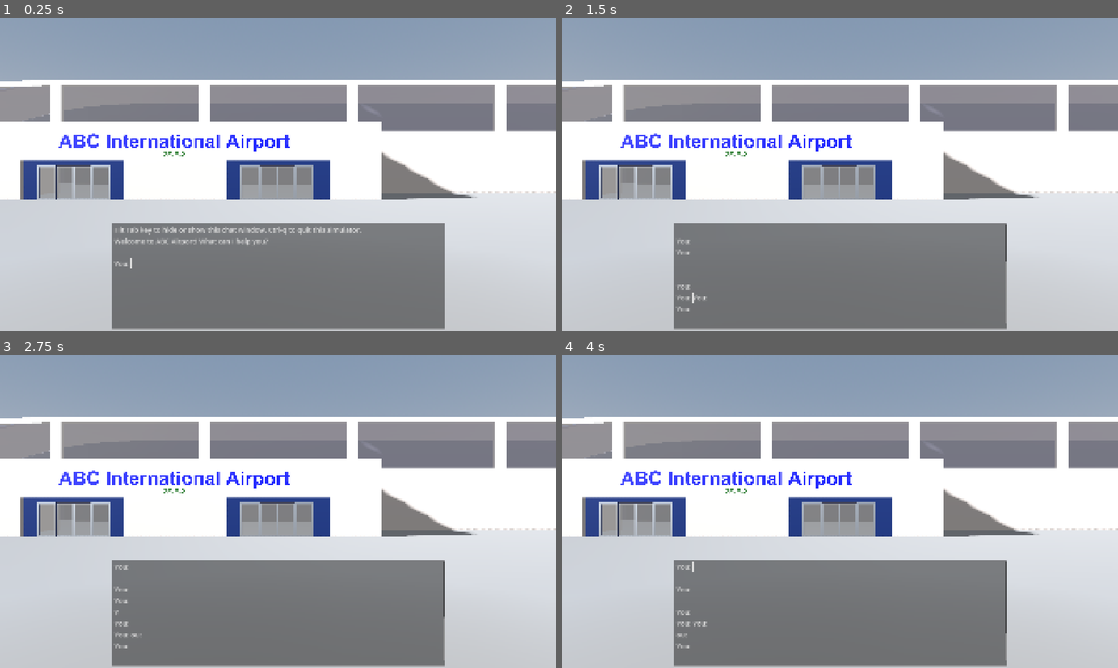
Above: before the commit, frames 1-4 (two rows, left to right).
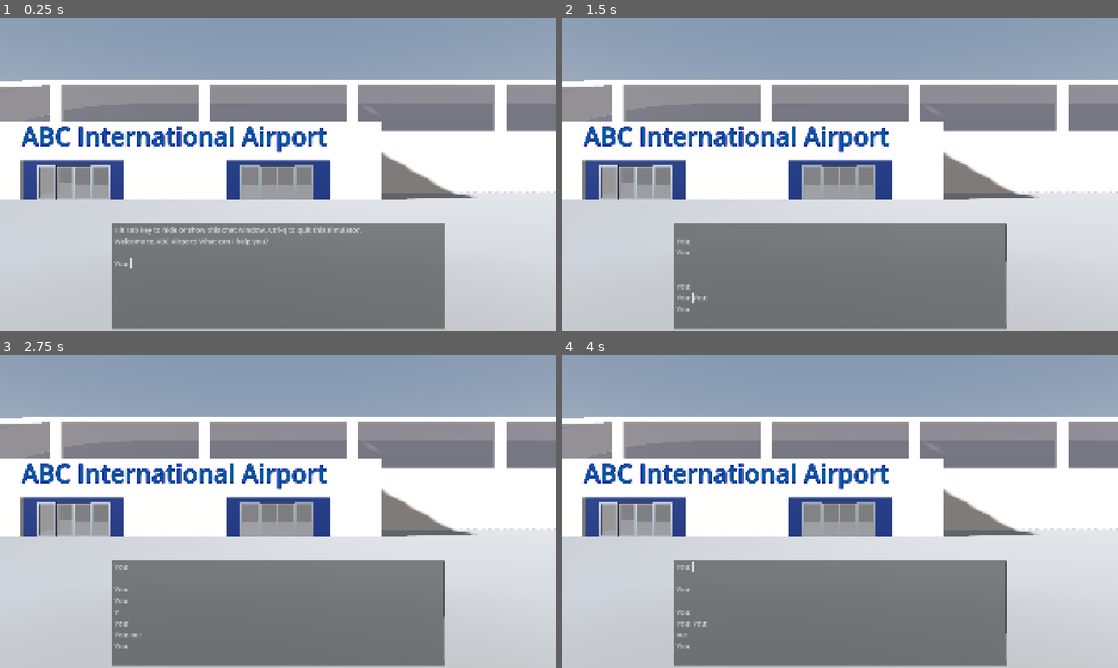
Above: after the commit, the same moments.

Repository: araobp/airport
Game: Godot game, scene res://Airport.tscn
The game is run twice, just before and just after one commit, with the same random seed, the same clock (stepped at 60 frames per second) and the same inputs.
Inputs (mouse positions are in pixels of both pictures, inside the frame that each line leads up to):
- Up to frame 1 (0.25 s): no input
- Up to frame 2 (1.5 s): tap Enter (ui_accept) at 0.5, 0.77, 1.25 s; move the mouse to (840, 274) at 0.52 s; hold Right (ui_right) 0.53-1.28 s; click (840, 274) at 0.67 s; move the mouse to (728, 190) at 1.27 s; hold Down (ui_down) from 1.28 s (still down)
- Up to frame 3 (2.75 s): tap Enter (ui_accept) at 1.52, 2 s; move the mouse to (333, 442) at 2.02 s; release Down (ui_down) at 2.03 s; hold Right (ui_right) from 2.03 s (still down)
- Up to frame 4 (4 s): tap Enter (ui_accept) at 2.75, 3.02, 3.5, 3.77 s; move the mouse to (812, 574) at 2.77 s; release Right (ui_right) at 2.78 s; hold Up (ui_up) 2.78-3.53 s; click (812, 574) at 2.92 s; move the mouse to (1006, 558) at 3.52 s; hold Left (ui_left) from 3.53 s (still down)

The runs differ from the first frame. In frame 1, 2.2% of the frame differs, in the area x 3-59%, y 34-48%; in frame 2, 2.2%; in frame 3, 2.2%; in frame 4, 2.2%.
Error in both runs: Invalid operands 'String' and 'Nil' in operator 'in'. (res://gemini.gd:107)

Commit message:
feat: Update terminal model
- Modified the terminal model in Blender.
- Updated the terminal GLB file.
- Updated the main airport scene to reflect the changes in the terminal.

Diff:
--- a/airport/Airport.tscn
+++ b/airport/Airport.tscn
@@ -180,6 +180,275 @@
 [node name="Display5" parent="Airport/FlightInfo" instance=ExtResource("10_vglmr")]
 transform = Transform3D(-0.734211, 0, -1.30803, 0, 1.5, 0, 1.30803, 0, -0.734211, 47.3679, 11, -167.166)
 
+[node name="Zones" type="Node3D" parent="Airport"]
+
+[node name="2F-E-3-e" type="Label3D" parent="Airport/Zones"]
+transform = Transform3D(-6.55671e-08, 0, -1.5, 0, 1.5, 0, 1.5, 0, -6.55671e-08, -22.816, 7.9607, 12.8692)
+modulate = Color(1.29351e-07, 0.193289, 0.1043, 1)
+text = "2F-E-3"
+font_size = 64
+outline_size = 0
+
+[node name="2F-D-1-w" type="Label3D" parent="Airport/Zones"]
+transform = Transform3D(-6.55671e-08, 0, 1.5, 0, 1.5, 0, -1.5, 0, -6.55671e-08, -15.8319, 7.9607, 64.9211)
+modulate = Color(0.441021, 0.177591, 0.0377085, 1)
+text = "2F-D-1"
+font_size = 64
+outline_size = 0
+
+[node name="2F-D-1-e" type="Label3D" parent="Airport/Zones"]
+transform = Transform3D(-6.55671e-08, 0, -1.5, 0, 1.5, 0, 1.5, 0, -6.55671e-08, 4.00272, 7.9607, 64.9211)
+modulate = Color(1.29351e-07, 0.193289, 0.1043, 1)
+text = "2F-D-1"
+font_size = 64
+outline_size = 0
+
+[node name="2F-D-2-e" type="Label3D" parent="Airport/Zones"]
+transform = Transform3D(-6.55671e-08, 0, -1.5, 0, 1.5, 0, 1.5, 0, -6.55671e-08, 4.00272, 7.9607, 51.9843)
+modulate = Color(1.29351e-07, 0.193289, 0.1043, 1)
+text = "2F-D-2"
+font_size = 64
+outline_size = 0
+
+[node name="2F-D-3-e" type="Label3D" parent="Airport/Zones"]
+transform = Transform3D(-6.55671e-08, 0, -1.5, 0, 1.5, 0, 1.5, 0, -6.55671e-08, 4.00272, 7.9607, 38.9707)
+modulate = Color(1.29351e-07, 0.193289, 0.1043, 1)
+text = "2F-D-3"
+font_size = 64
+outline_size = 0
+
+[node name="2F-D-4-e" type="Label3D" parent="Airport/Zones"]
+transform = Transform3D(-6.55671e-08, 0, -1.5, 0, 1.5, 0, 1.5, 0, -6.55671e-08, 4.00272, 7.9607, 25.9572)
+modulate = Color(1.29351e-07, 0.193289, 0.1043, 1)
+text = "2F-D-4"
+font_size = 64
+outline_size = 0
+
+[node name="2F-D-5-e" type="Label3D" parent="Airport/Zones"]
+transform = Transform3D(-6.55671e-08, 0, -1.5, 0, 1.5, 0, 1.5, 0, -6.55671e-08, 4.00272, 7.9607, 12.9628)
+modulate = Color(1.29351e-07, 0.193289, 0.1043, 1)
+text = "2F-D-5"
+font_size = 64
+outline_size = 0
+
+[node name="2F-D-6-e" type="Label3D" parent="Airport/Zones"]
+transform = Transform3D(-6.55671e-08, 0, -1.5, 0, 1.5, 0, 1.5, 0, -6.55671e-08, 4.00272, 7.9607, -0.00389671)
+modulate = Color(1.29351e-07, 0.193289, 0.1043, 1)
+text = "2F-D-6"
+font_size = 64
+outline_size = 0
+
+[node name="2F-D-7-e" type="Label3D" parent="Airport/Zones"]
+transform = Transform3D(-6.55671e-08, 0, -1.5, 0, 1.5, 0, 1.5, 0, -6.55671e-08, 3.94575, 7.9607, -13.2217)
+modulate = Color(1.29351e-07, 0.193289, 0.1043, 1)
+text = "2F-D-7"
+font_size = 64
+outline_size = 0
+
+[node name="2F-D-8-e" type="Label3D" parent="Airport/Zones"]
+transform = Transform3D(-6.55671e-08, 0, -1.5, 0, 1.5, 0, 1.5, 0, -6.55671e-08, 3.946, 7.961, -25.1447)
+modulate = Color(1.29351e-07, 0.193289, 0.1043, 1)
+text = "2F-D-8"
+font_size = 64
+outline_size = 0
+
+[node name="2F-D-9-e" type="Label3D" parent="Airport/Zones"]
+transform = Transform3D(-6.55671e-08, 0, -1.5, 0, 1.5, 0, 1.5, 0, -6.55671e-08, 3.94575, 10.6578, -37.5393)
+modulate = Color(1.29351e-07, 0.193289, 0.1043, 1)
+text = "2F-D-8"
+font_size = 64
+outline_size = 0
+
+[node name="2F-D-10-e" type="Label3D" parent="Airport/Zones"]
+transform = Transform3D(-6.55671e-08, 0, -1.5, 0, 1.5, 0, 1.5, 0, -6.55671e-08, 3.946, 7.961, -53.3489)
+modulate = Color(1.29351e-07, 0.193289, 0.1043, 1)
+text = "2F-D-10"
+font_size = 64
+outline_size = 0
+
+[node name="2F-D-11-e" type="Label3D" parent="Airport/Zones"]
+transform = Transform3D(-6.55671e-08, 0, -1.5, 0, 1.5, 0, 1.5, 0, -6.55671e-08, 3.946, 7.961, -66.147)
+modulate = Color(1.29351e-07, 0.193289, 0.1043, 1)
+text = "2F-D-11"
+font_size = 64
+outline_size = 0
+
+[node name="2F-D-12-e" type="Label3D" parent="Airport/Zones"]
+transform = Transform3D(-6.55671e-08, 0, -1.5, 0, 1.5, 0, 1.5, 0, -6.55671e-08, 3.946, 7.961, -79.3481)
+modulate = Color(1.29351e-07, 0.193289, 0.1043, 1)
+text = "2F-D-12"
+font_size = 64
+outline_size = 0
+
+[node name="2F-D-2-w" type="Label3D" parent="Airport/Zones"]
+transform = Transform3D(-6.55671e-08, 0, 1.5, 0, 1.5, 0, -1.5, 0, -6.55671e-08, -15.8319, 7.9607, 51.974)
+modulate = Color(0.441021, 0.177591, 0.0377085, 1)
+text = "2F-D-2"
+font_size = 64
+outline_size = 0
+
+[node name="2F-D-3-w" type="Label3D" parent="Airport/Zones"]
+transform = Transform3D(-6.55671e-08, 0, 1.5, 0, 1.5, 0, -1.5, 0, -6.55671e-08, -15.8319, 7.9607, 38.9713)
+modulate = Color(0.441021, 0.177591, 0.0377085, 1)
+text = "2F-D-3
+"
+font_size = 64
+outline_size = 0
+
+[node name="2F-D-4-w" type="Label3D" parent="Airport/Zones"]
+transform = Transform3D(-6.55671e-08, 0, 1.5, 0, 1.5, 0, -1.5, 0, -6.55671e-08, -15.8319, 7.9607, 26.7107)
+modulate = Color(0.441021, 0.177591, 0.0377085, 1)
+text = "2F-D-4
+"
+font_size = 64
+outline_size = 0
+
+[node name="2F-D-5-w" type="Label3D" parent="Airport/Zones"]
+transform = Transform3D(-6.55671e-08, 0, 1.5, 0, 1.5, 0, -1.5, 0, -6.55671e-08, -22.6024, 7.9607, 12.9822)
+modulate = Color(0.441021, 0.177591, 0.0377085, 1)
+text = "2F-D-5
+"
+font_size = 64
+outline_size = 0
+
+[node name="2F-D-6-w" type="Label3D" parent="Airport/Zones"]
+transform = Transform3D(-6.55671e-08, 0, 1.5, 0, 1.5, 0, -1.5, 0, -6.55671e-08, -15.8319, 7.9607, -0.783685)
+modulate = Color(0.441021, 0.177591, 0.0377085, 1)
+text = "2F-D-6
+"
+font_size = 64
+outline_size = 0
+
+[node name="2F-D-7-w" type="Label3D" parent="Airport/Zones"]
+transform = Transform3D(-6.55671e-08, 0, 1.5, 0, 1.5, 0, -1.5, 0, -6.55671e-08, -15.8319, 7.9607, -13.274)
+modulate = Color(0.441021, 0.177591, 0.0377085, 1)
+text = "2F-D-7
+"
+font_size = 64
+outline_size = 0
+
+[node name="2F-D-8-w" type="Label3D" parent="Airport/Zones"]
+transform = Transform3D(-6.55671e-08, 0, 1.5, 0, 1.5, 0, -1.5, 0, -6.55671e-08, -15.8319, 7.9607, -26.5038)
+modulate = Color(0.441021, 0.177591, 0.0377085, 1)
+text = "2F-D-8
+"
+font_size = 64
+outline_size = 0
+
+[node name="2F-D-9-w" type="Label3D" parent="Airport/Zones"]
+transform = Transform3D(-6.55671e-08, 0, 1.5, 0, 1.5, 0, -1.5, 0, -6.55671e-08, -15.8319, 7.9607, -39.7181)
+modulate = Color(0.441021, 0.177591, 0.0377085, 1)
+text = "2F-D-9
+"
+font_size = 64
+outline_size = 0
+
+[node name="2F-D-10-w" type="Label3D" parent="Airport/Zones"]
+transform = Transform3D(-6.55671e-08, 0, 1.5, 0, 1.5, 0, -1.5, 0, -6.55671e-08, -15.8319, 7.9607, -52.1439)
+modulate = Color(0.441021, 0.177591, 0.0377085, 1)
+text = "2F-D-10
+"
+font_size = 64
+outline_size = 0
+
+[node name="2F-D-11-w" type="Label3D" parent="Airport/Zones"]
+transform = Transform3D(-6.55671e-08, 0, 1.5, 0, 1.5, 0, -1.5, 0, -6.55671e-08, -22.69, 8.64967, -66.1752)
+modulate = Color(0.441021, 0.177591, 0.0377085, 1)
+text = "2F-D-11
+"
+font_size = 64
+outline_size = 0
+
+[node name="2F-D-12-w" type="Label3D" parent="Airport/Zones"]
+transform = Transform3D(0.174902, 0, 1.48977, 0, 1.5, 0, -1.48977, 0, 0.174902, -15.849, 7.9607, -80.3134)
+modulate = Color(0.441021, 0.177591, 0.0377085, 1)
+text = "2F-D-12
+"
+font_size = 64
+outline_size = 0
+
+[node name="1F-E-3-e" type="Label3D" parent="Airport/Zones"]
+transform = Transform3D(-6.55671e-08, 0, -1.5, 0, 1.5, 0, 1.5, 0, -6.55671e-08, -22.816, 2.84399, 12.8692)
+modulate = Color(1.29351e-07, 0.193289, 0.1043, 1)
+text = "1F-E-3
+"
+font_size = 64
+outline_size = 0
+
+[node name="1F-D-3-w" type="Label3D" parent="Airport/Zones"]
+transform = Transform3D(-6.55671e-08, 0, 1.5, 0, 1.5, 0, -1.5, 0, -6.55671e-08, -22.6015, 2.84399, 12.8692)
+modulate = Color(0.441021, 0.177591, 0.0377085, 1)
+text = "1F-D-3
+"
+font_size = 64
+outline_size = 0
+
+[node name="Signs" type="Node3D" parent="Airport"]
+
+[node name="Label3D" type="Label3D" parent="Airport/Signs"]
+transform = Transform3D(-1.09278e-07, 0, -2.5, 0, 2.5, 0, 2.5, 0, -1.09278e-07, -22.9316, 9.12968, -66.2022)
+modulate = Color(0, 0.279969, 0.497254, 1)
+outline_modulate = Color(0.0670937, 3.36915e-07, 0.462497, 1)
+text = "ABC International Airport"
+font_size = 128
+outline_size = 10
+
+[node name="Label3D7" type="Label3D" parent="Airport/Signs"]
+transform = Transform3D(-1.74846e-07, 0, 4, 0, 4, 0, -4, 0, -1.74846e-07, 33.2941, 13.4043, -39.1187)
+modulate = Color(0, 0.279969, 0.497254, 1)
+outline_modulate = Color(0.0670937, 3.36915e-07, 0.462497, 1)
+text = "ABC International Airport"
+font_size = 128
+outline_size = 10
+
+[node name="Label3D8" type="Label3D" parent="Airport/Signs"]
+transform = Transform3D(1.98602, 0, 3.47214, 0, 4, 0, -3.47214, 0, 1.98602, 76.8805, 13.4043, -175.043)
+modulate = Color(0, 0.279969, 0.497254, 1)
+outline_modulate = Color(0.0670937, 3.36915e-07, 0.462497, 1)
+text = "ABC International Airport"
+font_size = 128
+outline_size = 10
+
+[node name="Label3D5" type="Label3D" parent="Airport/Signs"]
+transform = Transform3D(-1.21912, 0, -2.1826, 0, 2.5, 0, 2.1826, 0, -1.21912, 22.7224, 9.12968, -175.82)
+modulate = Color(0, 0.279969, 0.497254, 1)
+outline_modulate = Color(0.0670937, 3.36915e-07, 0.462497, 1)
+text = "ABC International Airport"
+font_size = 128
+outline_size = 10
+
+[node name="Label3D6" type="Label3D" parent="Airport/Signs"]
+transform = Transform3D(-1.21912, 0, -2.1826, 0, 2.5, 0, 2.1826, 0, -1.21912, 22.7224, 3.96414, -175.82)
+modulate = Color(0, 0.279969, 0.497254, 1)
+outline_modulate = Color(0.0670937, 3.36915e-07, 0.462497, 1)
+text = "ABC International Airport"
+font_size = 128
+outline_size = 10
+
+[node name="Label3D3" type="Label3D" parent="Airport/Signs"]
+transform = Transform3D(-1.09278e-07, 0, -2.5, 0, 2.5, 0, 2.5, 0, -1.09278e-07, -22.9316, 9.12968, 12.9353)
+modulate = Color(0, 0.279969, 0.497254, 1)
+outline_modulate = Color(0.0670937, 3.36915e-07, 0.462497, 1)
+text = "ABC International Airport"
+font_size = 128
+outline_size = 10
+
+[node name="Label3D2" type="Label3D" parent="Airport/Signs"]
+transform = Transform3D(-1.09278e-07, 0, -2.5, 0, 2.5, 0, 2.5, 0, -1.09278e-07, -22.9316, 4.06889, -66.2022)
+modulate = Color(0, 0.279969, 0.497254, 1)
+outline_modulate = Color(0.0670937, 3.36915e-07, 0.462497, 1)
+text = "ABC International Airport"
+font_size = 128
+outline_size = 10
+
+[node name="Label3D4" type="Label3D" parent="Airport/Signs"]
+transform = Transform3D(-1.09278e-07, 0, -2.5, 0, 2.5, 0, 2.5, 0, -1.09278e-07, -22.9316, 4.06889, 12.8969)
+modulate = Color(0, 0.279969, 0.497254, 1)
+outline_modulate = Color(0.0670937, 3.36915e-07, 0.462497, 1)
+text = "ABC International Airport"
+font_size = 128
+outline_size = 10
+
 [editable path="Airport/Terminal"]
 [editable path="Airport/Doors/2F-E-1-ew-2"]
 [editable path="Airport/Doors/2F-E-1-ew-1"]
Binary file changed: airport/Terminal/terminal.glb
Not shown, changed: blender/terminal.blend
